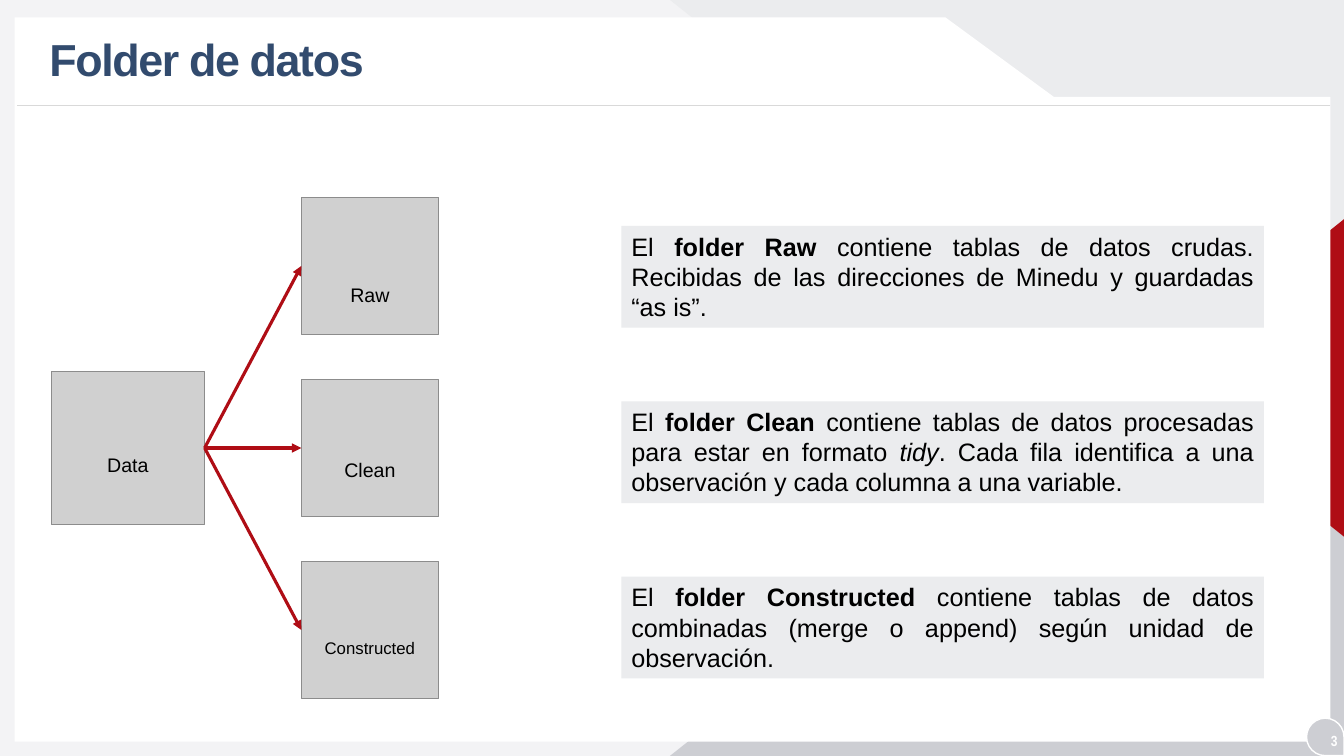
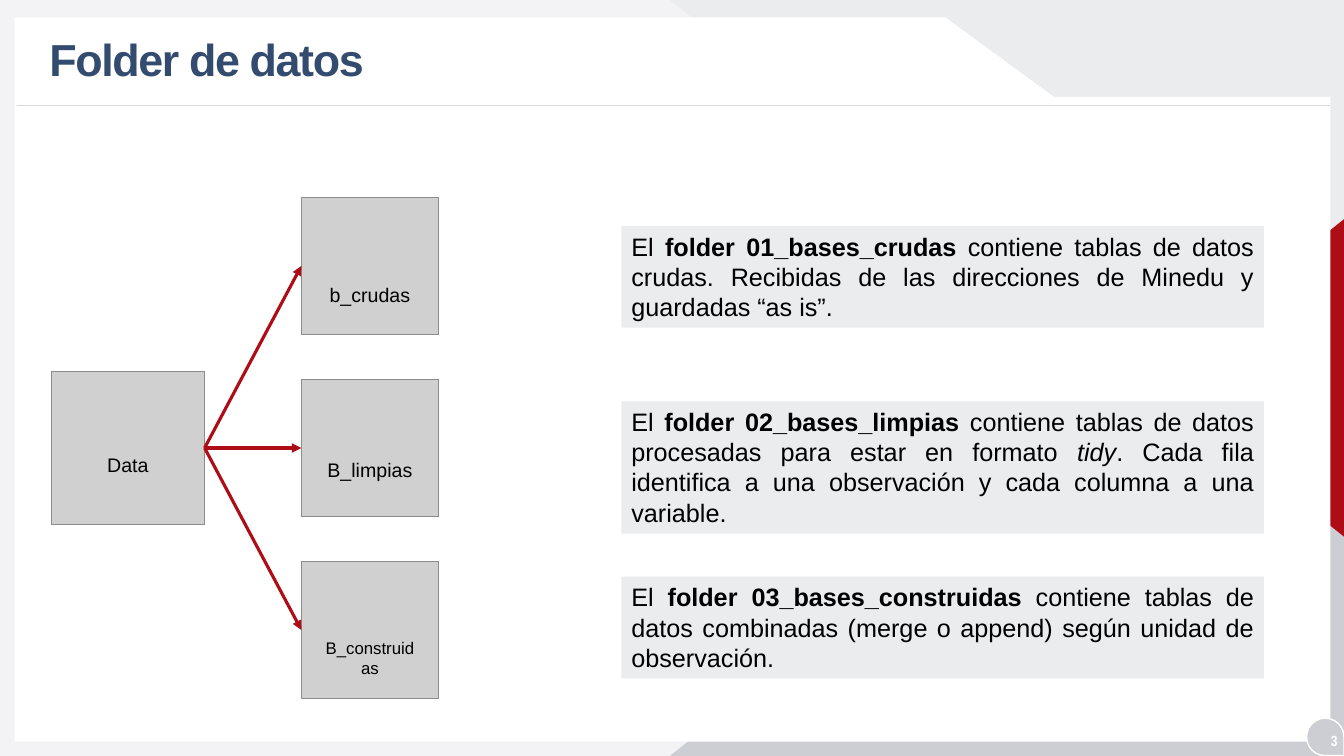
Before and after one commit to analistaup29/00_Data, a slide deck: slide 3 of 04_documentacion/estructura folder.pptx. Drawn at 1344x756 pixels with LibreOffice and Linux fonts; fonts in the diff are those of the drawing; grey boxes stand for pictures; background and template pictures are left out. Boxes give left, top, right and bottom in pixels: in the first picture for what was removed or moved away, otherwise in the second. Text is boxed around its words. In the diff, an @@ line names an element or a change of style, - is before the commit and + after.

Commit message:
update estructura folder

```diff
--- a/04_documentacion/estructura folder.pptx
+++ b/04_documentacion/estructura folder.pptx
@@ text in rectangle at bbox=[631, 237, 1254, 322]: text changed @@
-El folder Raw contiene tablas de datos crudas. Recibidas de las direcciones de Minedu y guardadas “as is”.
+El folder 01_bases_crudas contiene tablas de datos crudas. Recibidas de las direcciones de Minedu y guardadas “as is”.
@@ text at bbox=[330, 287, 411, 306]: text changed @@
-Raw
+b_crudas
@@ rectangle "El folder 02_bases_limpias contiene tablas ...": place and size @@
-rectangle "El folder 02_bases_limpias contiene tablas ..." at bbox=[621, 401, 1263, 503]
+rectangle "El folder 02_bases_limpias contiene tablas ..." at bbox=[621, 401, 1263, 533]
@@ text in rectangle at bbox=[631, 412, 1254, 523]: text changed @@
-El folder Clean contiene tablas de datos procesadas para estar en formato tidy. Cada fila identifica a una observación y cada columna a una variable.
+El folder 02_bases_limpias contiene tablas de datos procesadas para estar en formato tidy. Cada fila identifica a una observación y cada columna a una variable.
@@ text at bbox=[327, 462, 412, 481]: text changed @@
-Clean
+B_limpias
@@ text in rectangle at bbox=[631, 587, 1254, 668]: text changed @@
-El folder Constructed contiene tablas de datos combinadas (merge o append) según unidad de observación.
+El folder 03_bases_construidas contiene tablas de datos combinadas (merge o append) según unidad de observación.
@@ text at bbox=[326, 642, 415, 658]: text changed @@
-Constructed
+B_construidas
```
Also in this commit, not shown: 6 other slides changed, 1 other file.
